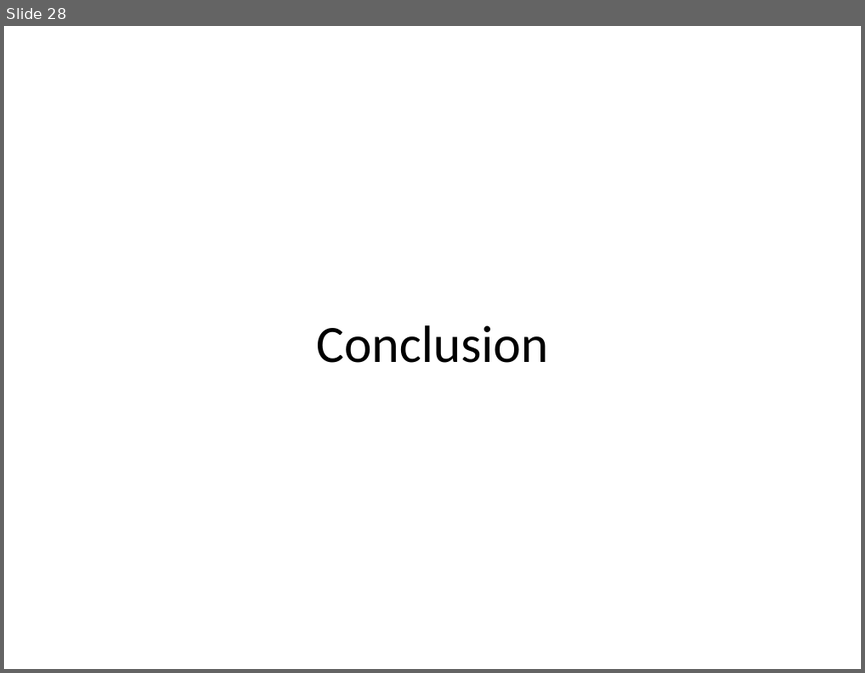
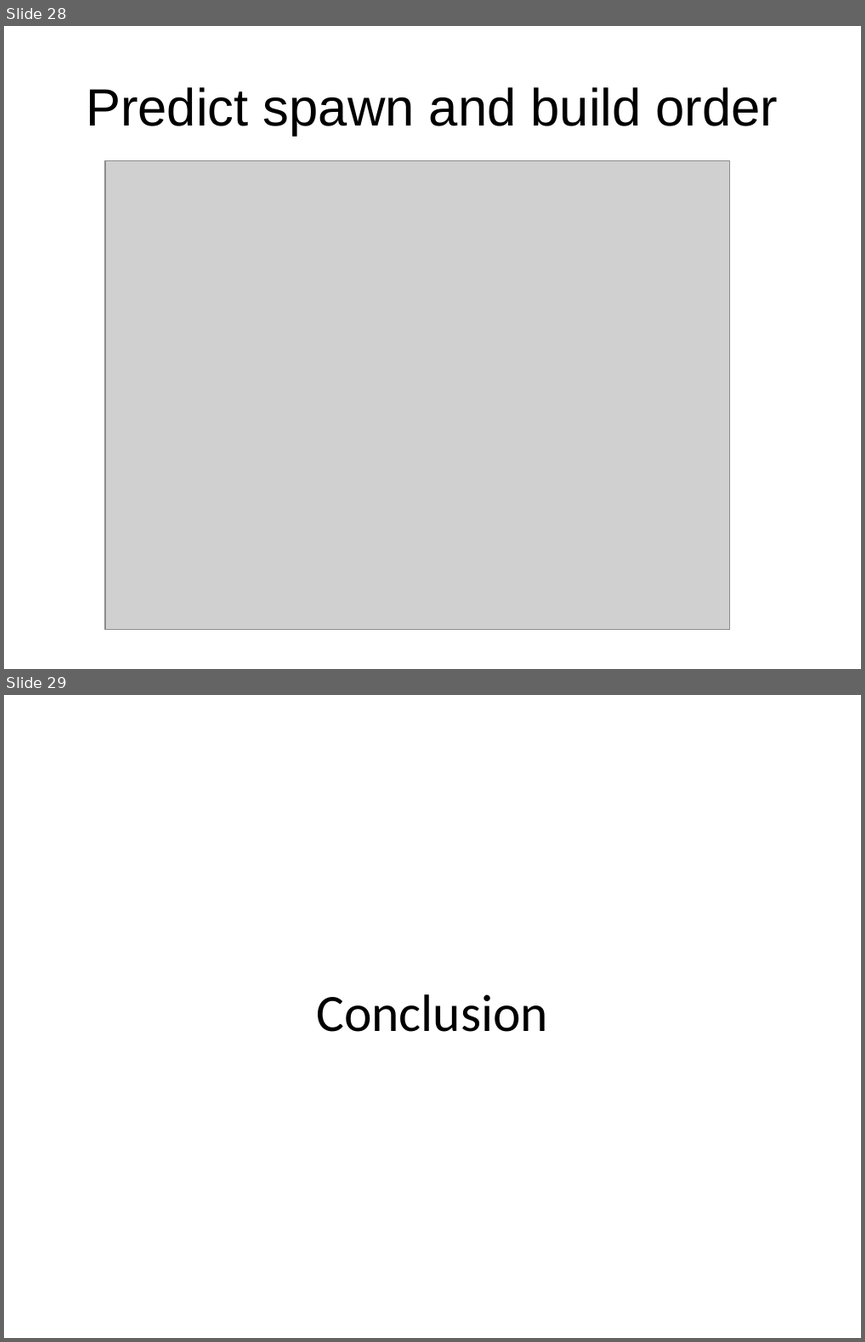
Before and after one commit to Pzoco/bw-ai-dat5, a slide deck: Exam Presentation/VultureCombat.odp. Shown one above the other, each under a label of ours: slide 28 before the commit, slides 28 and 29 after it. The pictures are 865x673 and 865x1342 pixels, drawn with LibreOffice and Linux fonts; fonts in the diff are those of the drawing; grey boxes stand for pictures. Boxes give left, top, right and bottom in pixels: in the first picture for what was removed or moved away, otherwise in the second. Text is boxed around its words. In the diff, an @@ line names an element or a change of style, - is before the commit and + after.

```diff
--- a/Exam Presentation/VultureCombat.odp
+++ b/Exam Presentation/VultureCombat.odp
@@ slide 28 added at <box>4,26,861,669</box>, background #FFFFFF @@
@@ title added at <box>86,87,778,136</box>, 44 pt, text #000000 @@
+Predict spawn and build order
@@ picture added at <box>105,160,729,629</box> @@
@@ what was slide 28 is now slide 29 @@
```
